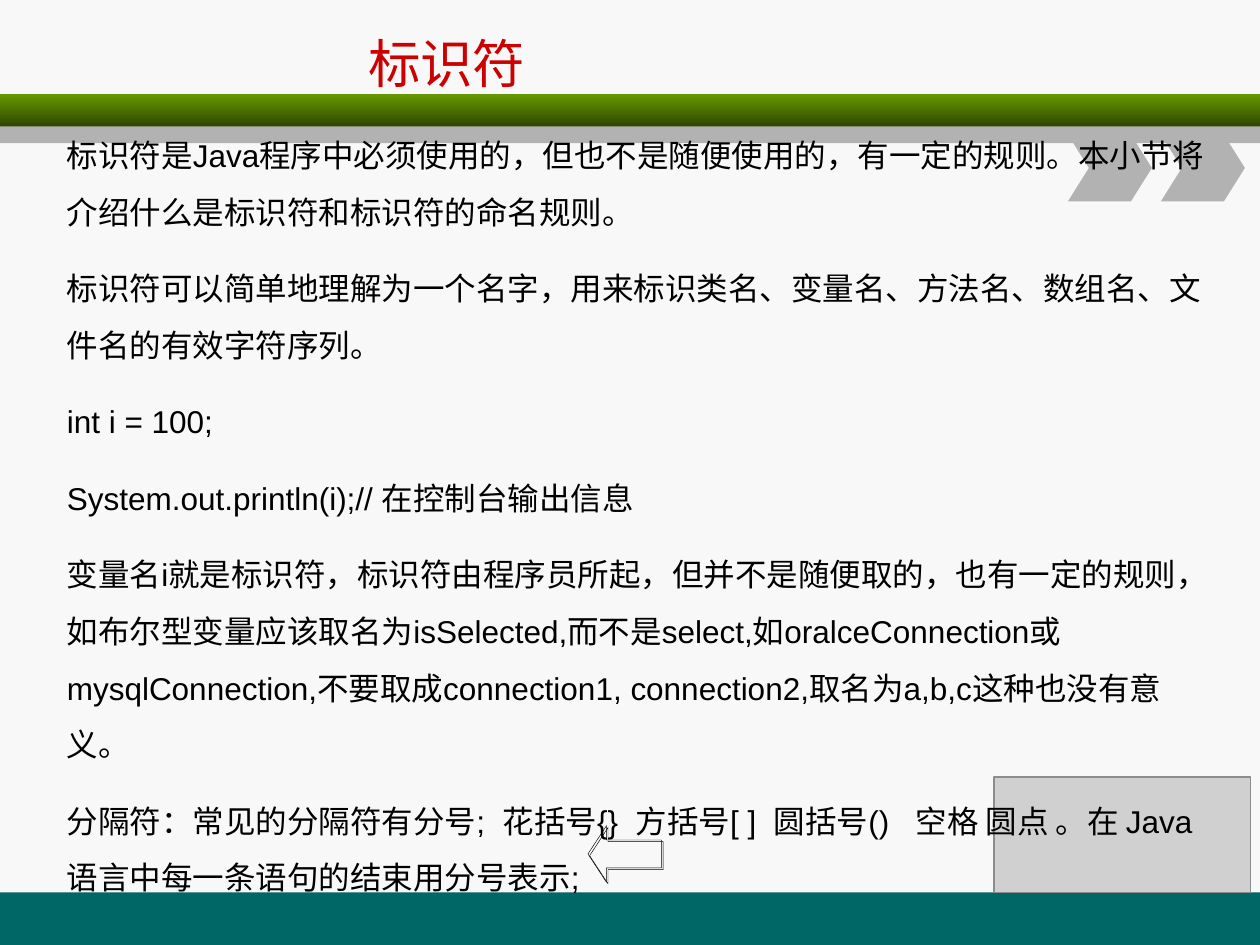
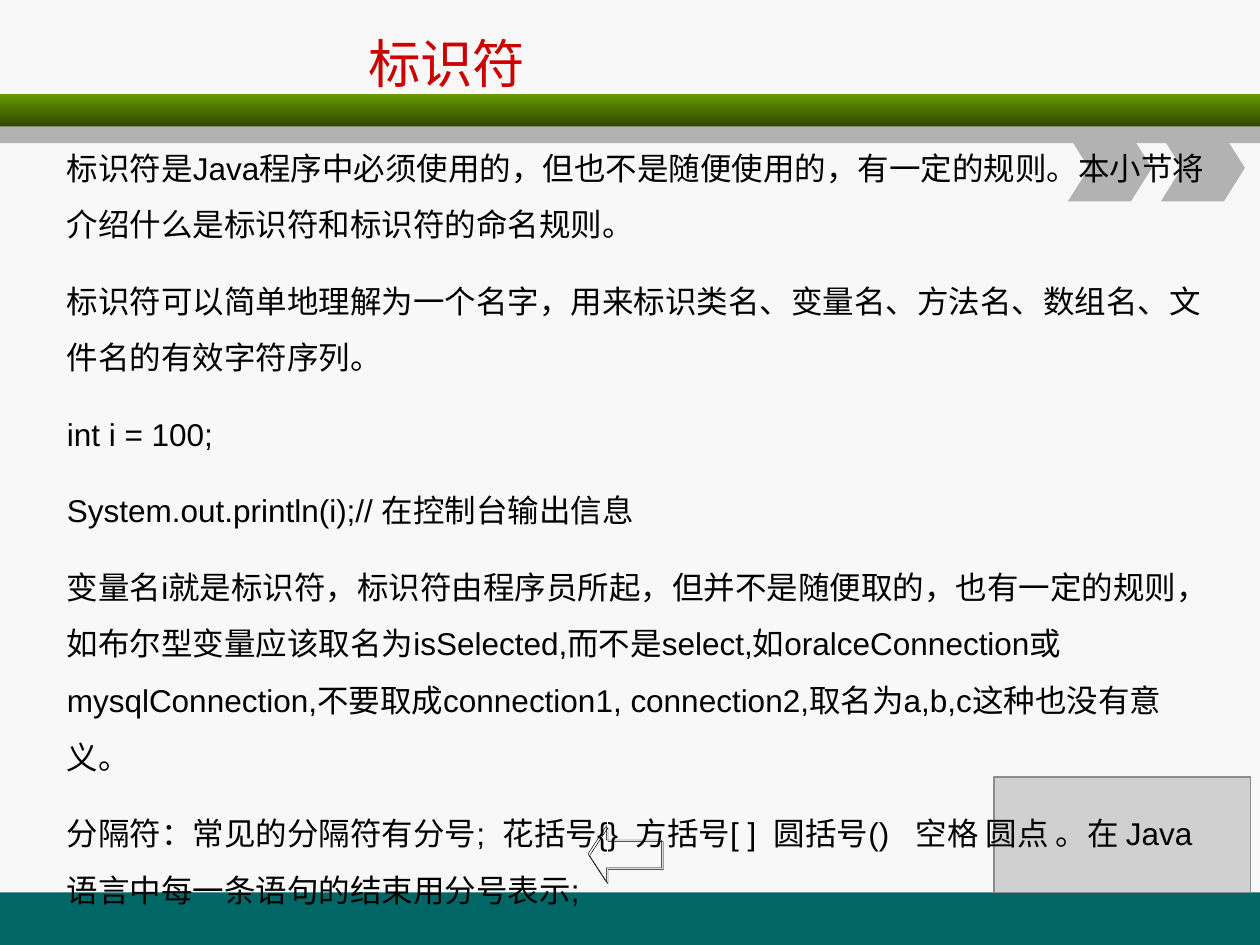
Before and after one commit to christwei/gitDoc, a slide deck: slide 17 of 课件/环宇/java编程基础/A2.ppt. Drawn at 1260x945 pixels with LibreOffice and Linux fonts; fonts in the diff are those of the drawing; grey boxes stand for pictures. Boxes give left, top, right and bottom in pixels: in the first picture for what was removed or moved away, otherwise in the second. Text is boxed around its words. In the diff, an @@ line names an element or a change of style, - is before the commit and + after.

```diff
--- a/课件/环宇/java编程基础/A2.ppt
+++ b/课件/环宇/java编程基础/A2.ppt
@@ text "标识符是Java程序中必须使用的，但也不是随便使用的，有一定的规则。本小节将介绍什么是标识符和标识符的命名规则。" rewrapped from [67,135,1208,898] to [67,148,1208,906] @@
```
Also in this commit, not shown: 7 other slides changed, 11 other files.
